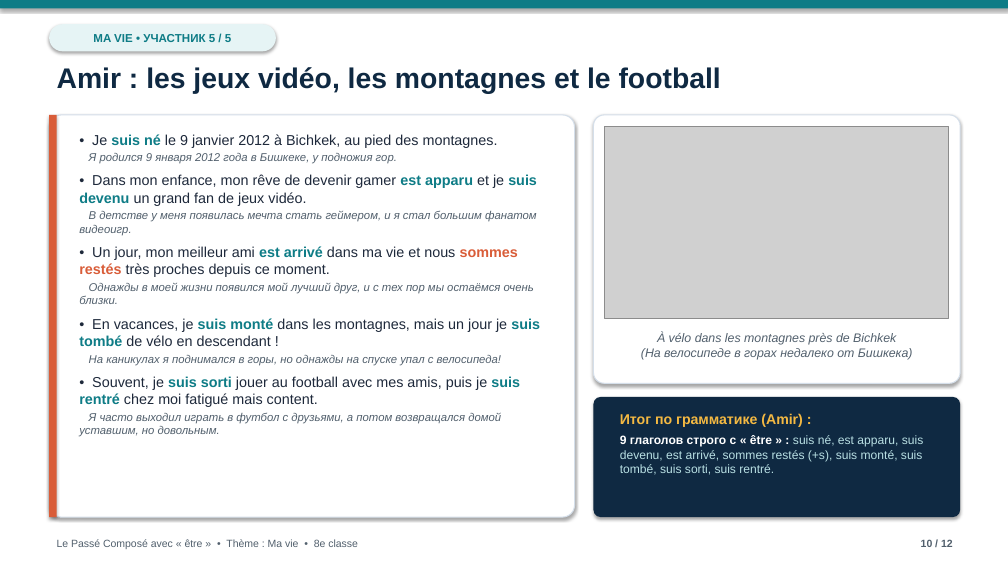
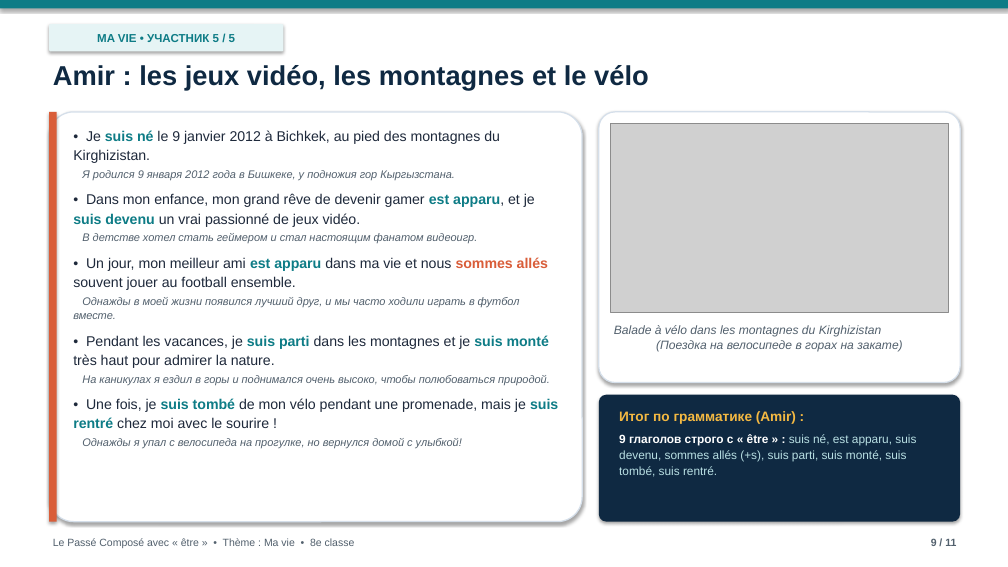
Before and after one commit to graz1p777dev/ma-vie-presentation, a slide deck: slide 9 of Ma_vie_Passe_Compose.pptx (slide 10 before the commit). Drawn at 1008x567 pixels with LibreOffice and Linux fonts; fonts in the diff are those of the drawing; grey boxes stand for pictures; background and template pictures are left out. Boxes give left, top, right and bottom in pixels: in the first picture for what was removed or moved away, otherwise in the second. Text is boxed around its words. In the diff, an @@ line names an element or a change of style, - is before the commit and + after.

```diff
--- a/Ma_vie_Passe_Compose.pptx
+++ b/Ma_vie_Passe_Compose.pptx
@@ rounded rectangle "MA VIE • УЧАСТНИК 5 ...": place and size @@
-rounded rectangle "MA VIE • УЧАСТНИК 5 ..." at box(49, 24, 276, 51)
+rounded rectangle "MA VIE • УЧАСТНИК 5 ..." at box(49, 24, 284, 51)
@@ rounded rectangle "MA VIE • УЧАСТНИК 5 ..." at box(49, 24, 284, 51): proportions changed @@
@@ text at box(53, 65, 649, 90): text changed; size 27 to 26 pt @@
-Amir : les jeux vidéo, les montagnes et le football
+Amir : les jeux vidéo, les montagnes et le vélo
@@ rectangle: place and size @@
-rectangle at box(49, 115, 57, 517)
+rectangle at box(49, 112, 57, 522)
@@ rounded rectangle: place and size @@
-rounded rectangle at box(49, 115, 575, 517)
+rounded rectangle at box(49, 112, 582, 522)
@@ rounded rectangle at box(49, 112, 582, 522): outline #D5DFEA 1 pt to #D5DFEA 1.2 pt; proportions changed @@
@@ rounded rectangle at box(599, 112, 960, 383): outline #D5DFEA 1 pt to #D5DFEA 1.2 pt; proportions changed @@
@@ rounded rectangle: place and size @@
-rounded rectangle at box(594, 115, 960, 383)
+rounded rectangle at box(599, 112, 960, 383)
@@ text at box(73, 130, 558, 449): text changed; size 13.7 to 13.5 pt; text colour #52606D to #1E293B @@
-• Je suis né le 9 janvier 2012 à Bichkek, au pied des montagnes.
-Я родился 9 января 2012 года в Бишкеке, у подножия гор.
-• Dans mon enfance, mon rêve de devenir gamer est apparu et je suis devenu un grand fan de jeux vidéo.
-В детстве у меня появилась мечта стать геймером, и я стал большим фанатом видеоигр.
-• Un jour, mon meilleur ami est arrivé dans ma vie et nous sommes restés très proches depuis ce moment.
-Однажды в моей жизни появился мой лучший друг, и с тех пор мы остаёмся очень близки.
-• En vacances, je suis monté dans les montagnes, mais un jour je suis tombé de vélo en descendant !
-На каникулах я поднимался в горы, но однажды на спуске упал с велосипеда!
-• Souvent, je suis sorti jouer au football avec mes amis, puis je suis rentré chez moi fatigué mais content.
-Я часто выходил играть в футбол с друзьями, а потом возвращался домой уставшим, но довольным.
+• Je suis né le 9 janvier 2012 à Bichkek, au pied des montagnes du Kirghizistan.
+Я родился 9 января 2012 года в Бишкеке, у подножия гор Кыргызстана.
+• Dans mon enfance, mon grand rêve de devenir gamer est apparu, et je suis devenu un vrai passionné de jeux vidéo.
+В детстве хотел стать геймером и стал настоящим фанатом видеоигр.
+• Un jour, mon meilleur ami est apparu dans ma vie et nous sommes allés souvent jouer au football ensemble.
+Однажды в моей жизни появился лучший друг, и мы часто ходили играть в футбол вместе.
+• Pendant les vacances, je suis parti dans les montagnes et je suis monté très haut pour admirer la nature.
+На каникулах я ездил в горы и поднимался очень высоко, чтобы полюбоваться природой.
+• Une fois, je suis tombé de mon vélo pendant une promenade, mais je suis rentré chez moi avec le sourire !
+Однажды я упал с велосипеда на прогулке, но вернулся домой с улыбкой!
@@ picture: place and size @@
-picture at box(605, 126, 949, 318)
+picture at box(610, 123, 949, 312)
@@ text at box(614, 325, 902, 351): text changed; size 11.8 to 11.5 pt @@
-À vélo dans les montagnes près de Bichkek
-(На велосипеде в горах недалеко от Бишкека)
+Balade à vélo dans les montagnes du Kirghizistan
+(Поездка на велосипеде в горах на закате)
@@ rounded rectangle: place and size @@
-rounded rectangle at box(594, 397, 960, 517)
+rounded rectangle at box(599, 395, 960, 522)
@@ text at box(619, 411, 796, 424): size 13.5 to 13 pt in "Итог по грамматике (Amir) :"; line spacing 1 to 1.18 @@
@@ text at box(619, 434, 916, 477): text changed; size 11.5 to 11.3 pt @@
-9 глаголов строго с « être » : suis né, est apparu, suis devenu, est arrivé, sommes restés (+s), suis monté, suis tombé, suis sorti, suis rentré.
+9 глаголов строго с « être » : suis né, est apparu, suis devenu, sommes allés (+s), suis parti, suis monté, suis tombé, suis rentré.
@@ text "Le Passé Composé avec « ...": place and size @@
-text "Le Passé Composé avec « ..." at box(57, 539, 358, 549)
+text "Le Passé Composé avec « ..." at box(53, 538, 355, 548)
@@ text at box(931, 539, 956, 546): text changed @@
-10 / 12
+9 / 11
```
Also in this commit, not shown: 10 other slides changed, 1 slide removed, 2 other files.
